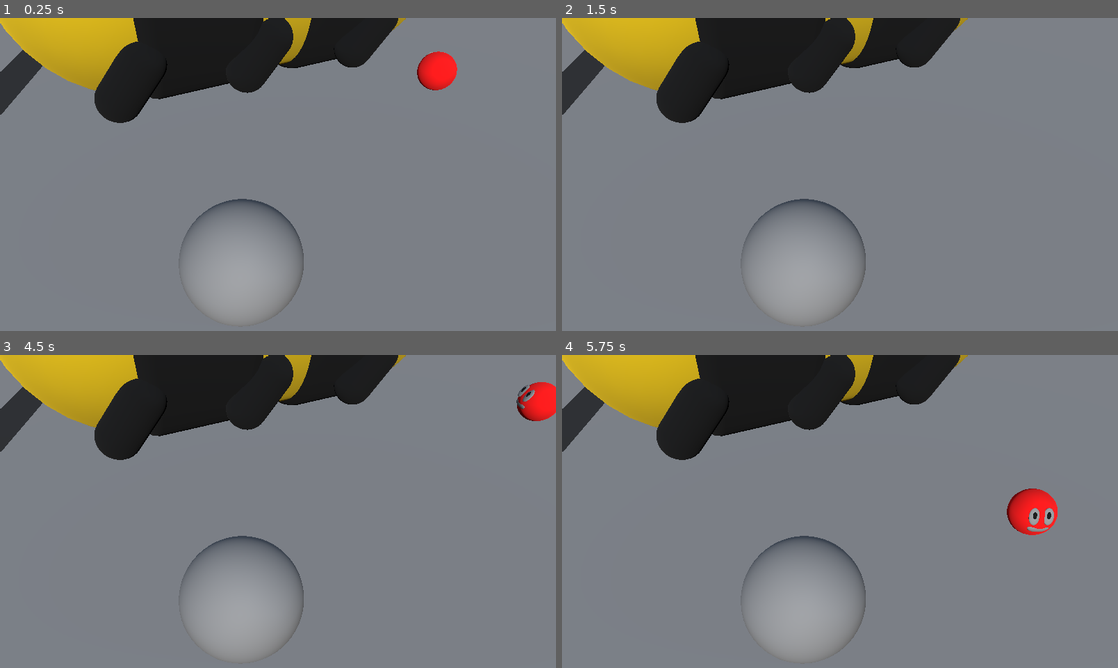
Above: before the commit, frames 1-4 (two rows, left to right).
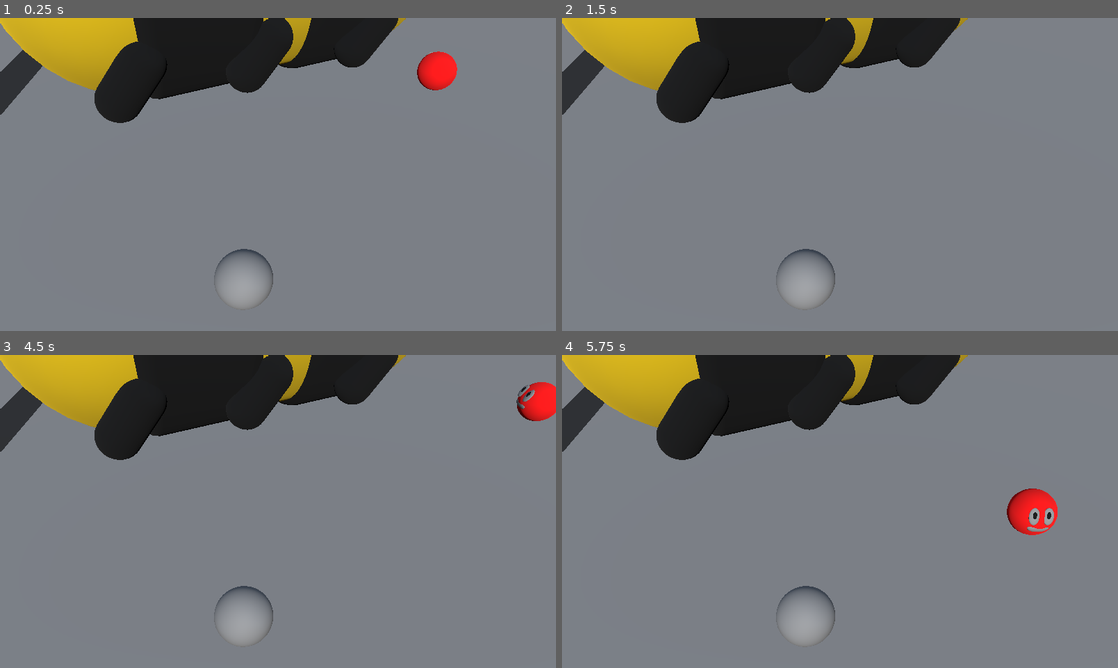
Above: after the commit, the same moments.

Repository: melonboyo/entomo
Game: Godot game, scene res://Scenes/BumblebeeTesting.tscn
The game is run twice, just before and just after one commit, with the same random seed, the same clock (stepped at 60 frames per second) and the same inputs. This scene is started directly instead of the project's main scene.
Inputs:
- Up to frame 1 (0.25 s): no input
- Up to frame 2 (1.5 s): hold D (move_right) 0.53-1.28 s; tap E (interact) at 0.6 s; tap Space (move_jump) at 0.77 s; hold S (move_backward) from 1.28 s (still down); tap Q (special_ability) at 1.35 s
- Up to frame 3 (4.5 s): tap Space (move_jump) at 1.52, 2.75, 3.02, 3.77, 4.25 s; tap Enter at 2, 3.5 s; release S (move_backward) at 2.03 s; hold D (move_right) 2.03-2.78 s; tap E (interact) at 2.1, 3.6 s; hold W (move_forward) 2.78-3.53 s; tap Q (special_ability) at 2.85, 4.35 s; hold A (move_left) from 3.53 s (still down)
- Up to frame 4 (5.75 s): tap Space (move_jump) at 4.52 s; release A (move_left) at 5.03 s; hold S (move_backward) from 5.03 s (still down); tap E (interact) at 5.1 s

The runs differ from the first frame. In frame 1, 1.9% of the frame differs, in the area x 32-55%, y 57-96%; in frame 2, 1.9%; in frame 3, 1.9%; in frame 4, 1.9%.
Error in both runs: Invalid access to property or key 'currentPossessedCreature' on a base object of type 'Nil'. (res://Characters/Generic/GenericCharacterController.gd:95)

Commit message:
Remove beetle Fix pillbug to be in main scene

Diff:
--- a/Beetle.tscn
+++ /dev/null
@@ -1,32 +0,0 @@
-[gd_scene load_steps=6 format=3 uid="uid://ceq3k2pduj7cb"]
-
-[ext_resource type="PackedScene" uid="uid://baiok6rvrnsqh" path="res://Characters/Generic/GenericCharacter.tscn" id="1_yggj8"]
-[ext_resource type="Script" path="res://Characters/Pillbug/Pillbug.gd" id="2_6n07y"]
-
-[sub_resource type="BoxShape3D" id="BoxShape3D_f48u6"]
-
-[sub_resource type="SphereMesh" id="SphereMesh_pxlda"]
-
-[sub_resource type="SphereShape3D" id="SphereShape3D_atwc1"]
-radius = 0.489785
-
-[node name="Beetle" instance=ExtResource("1_yggj8")]
-script = ExtResource("2_6n07y")
-ROLLSPEED = 10.0
-MAXROLLSPEED = 10.0
-RAMPBOOST = 10.0
-GRAVITYFORCE = 10.0
-
-[node name="CollisionShape3D" parent="." index="0"]
-shape = SubResource("BoxShape3D_f48u6")
-
-[node name="MeshInstance3D" type="MeshInstance3D" parent="." index="1"]
-mesh = SubResource("SphereMesh_pxlda")
-
-[node name="Area3D" type="Area3D" parent="." index="2"]
-
-[node name="CollisionShape3D" type="CollisionShape3D" parent="Area3D" index="0"]
-transform = Transform3D(1.05, 0, 0, 0, 1.05, 0, 0, 0, 1.05, 0, 0, 0)
-shape = SubResource("SphereShape3D_atwc1")
-
-[connection signal="body_entered" from="Area3D" to="." method="detectCollision"]
--- a/Characters/Beetle/Beetle.gd
+++ /dev/null
@@ -1,6 +0,0 @@
-extends GenericCharacterController
-
-
-func _physics_process(delta: float) -> void:
-	# Call handleMove of the generic controller
-	super(delta)
--- a/Characters/Beetle/Beetle.tscn
+++ /dev/null
@@ -1,27 +0,0 @@
-[gd_scene load_steps=6 format=3 uid="uid://ceq3k2pduj7cb"]
-
-[ext_resource type="PackedScene" uid="uid://baiok6rvrnsqh" path="res://Characters/Generic/GenericCharacter.tscn" id="1_yggj8"]
-[ext_resource type="Script" path="res://Characters/Beetle/Beetle.gd" id="2_6n07y"]
-
-[sub_resource type="SphereShape3D" id="SphereShape3D_f2lf7"]
-radius = 1.0
-
-[sub_resource type="SphereMesh" id="SphereMesh_pxlda"]
-radius = 1.0
-height = 2.0
-
-[sub_resource type="CylinderShape3D" id="CylinderShape3D_0286m"]
-radius = 1.74963
-
-[node name="Beetle" instance=ExtResource("1_yggj8")]
-script = ExtResource("2_6n07y")
-size = 2
-
-[node name="CollisionShape3D" parent="." index="0"]
-shape = SubResource("SphereShape3D_f2lf7")
-
-[node name="MeshInstance3D" type="MeshInstance3D" parent="." index="1"]
-mesh = SubResource("SphereMesh_pxlda")
-
-[node name="CollisionShape3D" parent="SwitchArea" index="0"]
-shape = SubResource("CylinderShape3D_0286m")
--- a/Scenes/BumblebeeTesting.tscn
+++ b/Scenes/BumblebeeTesting.tscn
@@ -2,7 +2,7 @@
 
 [ext_resource type="PackedScene" uid="uid://dclrt7yy6gtq6" path="res://GameStateManager/GameStateManager.tscn" id="1_lbq6a"]
 [ext_resource type="PackedScene" uid="uid://cxrj60oxxptdh" path="res://Characters/Parasite/Parasite.tscn" id="2_nyv6y"]
-[ext_resource type="PackedScene" uid="uid://ceq3k2pduj7cb" path="res://Characters/Beetle/Beetle.tscn" id="3_7au8f"]
+[ext_resource type="PackedScene" uid="uid://ceq3k2pduj7cb" path="res://Characters/Pillbug/Pillbug.tscn" id="3_i0dll"]
 [ext_resource type="PackedScene" uid="uid://daoe6gj0bo2qr" path="res://Scenes/pause_menu.tscn" id="4_dwxbo"]
 [ext_resource type="PackedScene" uid="uid://d345ctgph51uj" path="res://Characters/Bumblebee/Bumblebee.tscn" id="5_j0qdc"]
 [ext_resource type="Script" path="res://GameController/Camera.gd" id="6_1gvc8"]
@@ -32,7 +32,7 @@
 [node name="Parasite" parent="." instance=ExtResource("2_nyv6y")]
 transform = Transform3D(1, 0, 0, 0, 1, 0, 0, 0, 1, 2.07687, 1.8717, -1.1441)
 
-[node name="Beetle" parent="." instance=ExtResource("3_7au8f")]
+[node name="Pillbug" parent="." instance=ExtResource("3_i0dll")]
 transform = Transform3D(1, 0, 0, 0, 1, 0, 0, 0, 1, -2.74594, 1.5727, 4.99626)
 
 [node name="DirectionalLight3D" type="DirectionalLight3D" parent="."]
@@ -150,12 +150,11 @@
 [node name="Bumblebee" parent="." instance=ExtResource("5_j0qdc")]
 transform = Transform3D(0.421448, 0, -0.906853, 0, 1, 0, 0.906853, 0, 0.421448, -3.24928, 0.504695, -3.09863)
 
-[node name="CameraRoot" type="Node3D" parent="." node_paths=PackedStringArray("camera", "game_state_machine")]
+[node name="CameraRoot" type="Node3D" parent="." node_paths=PackedStringArray("camera")]
 process_priority = 1
 transform = Transform3D(1, 0, 0, 0, 1, 0, 0, 0, 1, -2.16028, 1.55166, 2.964)
 script = ExtResource("6_1gvc8")
 camera = NodePath("RotationRoot/Camera3D")
-game_state_machine = NodePath("../GameStateManager")
 
 [node name="RotationRoot" type="Node3D" parent="CameraRoot"]
 transform = Transform3D(1, 0, 0, 0, 0.74444, 0.66769, 0, -0.66769, 0.74444, 0, 0, 0)
--- a/Scenes/level_blockout_v1.tscn
+++ b/Scenes/level_blockout_v1.tscn
@@ -4,7 +4,7 @@
 [ext_resource type="Script" path="res://GameController/Camera.gd" id="1_x6jyc"]
 [ext_resource type="PackedScene" uid="uid://dclrt7yy6gtq6" path="res://GameStateManager/GameStateManager.tscn" id="2_cqo16"]
 [ext_resource type="PackedScene" uid="uid://d345ctgph51uj" path="res://Characters/Bumblebee/Bumblebee.tscn" id="4_usii5"]
-[ext_resource type="PackedScene" uid="uid://ceq3k2pduj7cb" path="res://Beetle.tscn" id="5_43pp8"]
+[ext_resource type="PackedScene" uid="uid://ceq3k2pduj7cb" path="res://Characters/Pillbug/Pillbug.tscn" id="5_d4u6e"]
 [ext_resource type="PackedScene" uid="uid://dqkke1lxyvwta" path="res://Scenes/ramp.tscn" id="6_vnun7"]
 [ext_resource type="Script" path="res://Scenes/Movable.gd" id="7_yxptn"]
 [ext_resource type="PackedScene" uid="uid://b4v7eokxybk5v" path="res://Characters/Frog/Frog.tscn" id="8_slu6r"]
@@ -48,11 +48,10 @@
 jumpForwardVelocity = 60
 game_state_manager = NodePath("../GameStateManager")
 
-[node name="Pillbug" parent="." node_paths=PackedStringArray("game_state_manager") instance=ExtResource("5_43pp8")]
+[node name="Pillbug" parent="." node_paths=PackedStringArray("game_state_manager") instance=ExtResource("5_d4u6e")]
 transform = Transform3D(23.867, 0, 0, 0, 23.867, 0, 0, 0, 23.867, 142.38, 20.6871, -19.7749)
 ROLLSPEED = 250.0
 MAXROLLSPEED = 650.0
-size = 3
 game_state_manager = NodePath("../GameStateManager")
 SPEED = 50.0
 CAMERA_SIZE = 150
